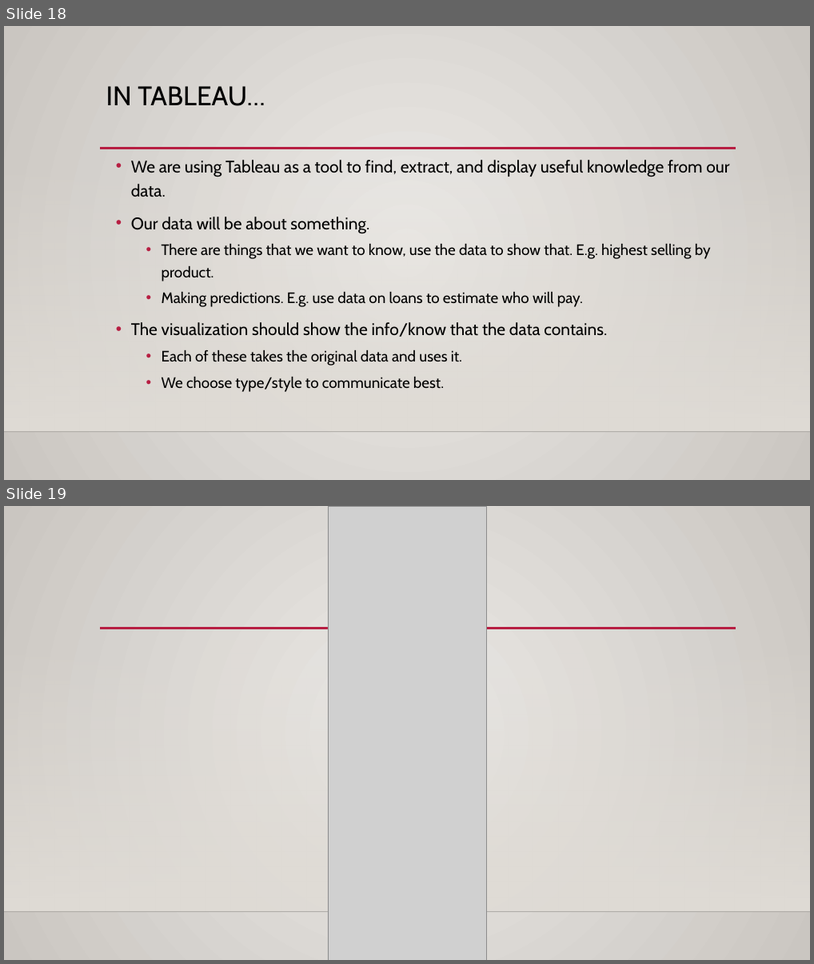
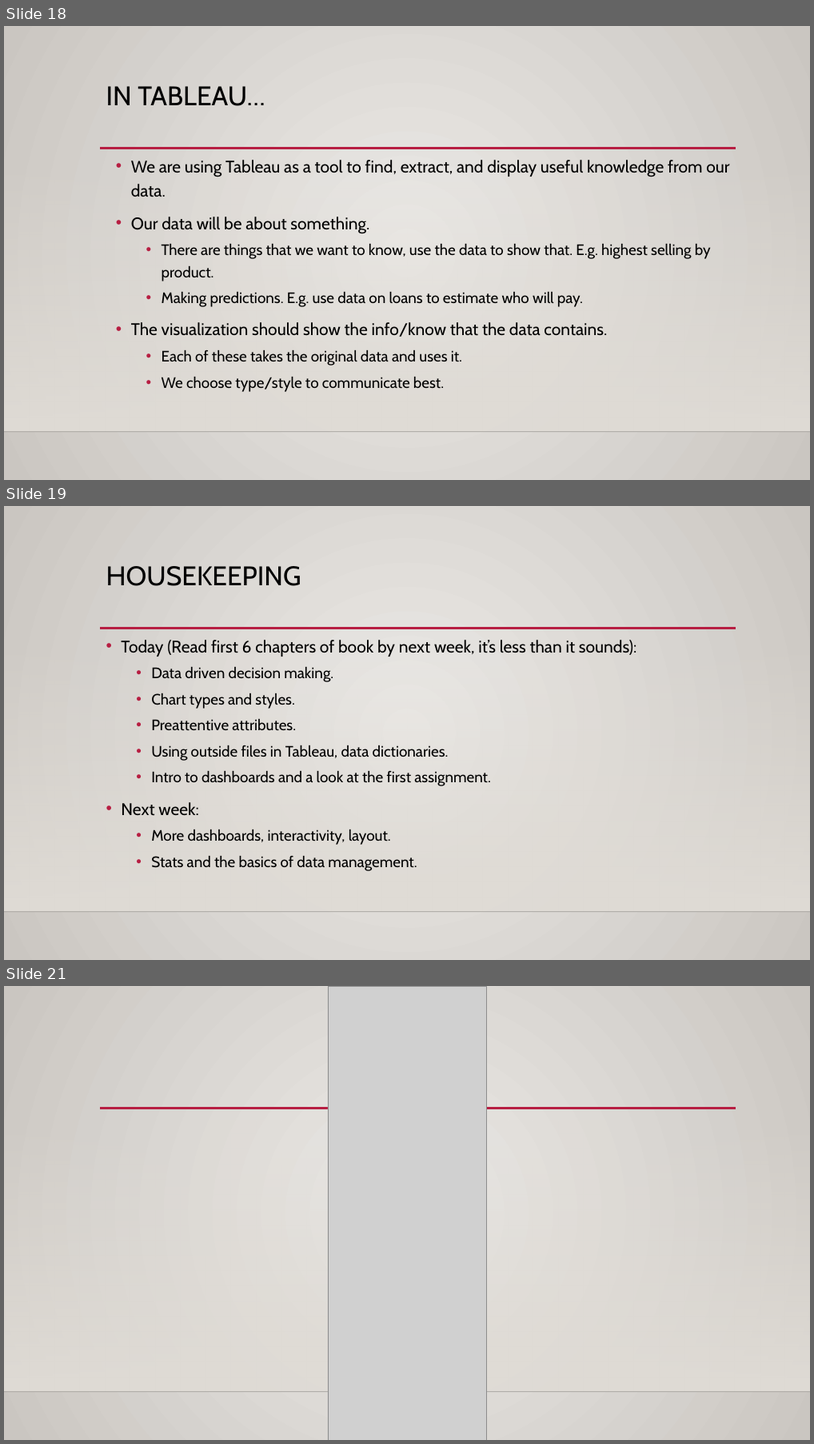
Before and after one commit to AkeemSemper/ml_datasets, a slide deck: slides/chapter_1_2.pptx. Shown one above the other, each under a label of ours: slides 18 and 19 before the commit, slides 18, 19 and 21 after it; the slides between them are not shown. The pictures are 814x964 and 814x1444 pixels, drawn with LibreOffice and Linux fonts; fonts in the diff are those of the drawing; grey boxes stand for pictures; background and template pictures are left out. Boxes give left, top, right and bottom in pixels: in the first picture for what was removed or moved away, otherwise in the second. Text is boxed around its words. In the diff, an @@ line names an element or a change of style, - is before the commit and + after.

```diff
--- a/slides/chapter_1_2.pptx
+++ b/slides/chapter_1_2.pptx
@@ slide 19 added at <box>4,506,810,960</box>, background gradient #ECEAE7 to #CAC7C1; not listed: 3 template elements that a slide beside it also shows @@
@@ title added at <box>106,566,302,586</box>, 32 pt, text #000000 @@
+HOUSEKEEPING
@@ text added at <box>121,640,638,871</box>, 18 pt, text #000000 @@
+• Today (Read first 6 chapters of book by next week, it’s less than it sounds):
+  • Data driven decision making.
+  • Chart types and styles.
+  • Preattentive attributes.
+  • Using outside files in Tableau, data dictionaries.
+  • Intro to dashboards and a look at the first assignment.
+• Next week:
+  • More dashboards, interactivity, layout.
+  • Stats and the basics of data management.
@@ what was slide 19 is now slide 21 @@
```
Also in this commit, not shown: 1 other slide added, 3 other files.
